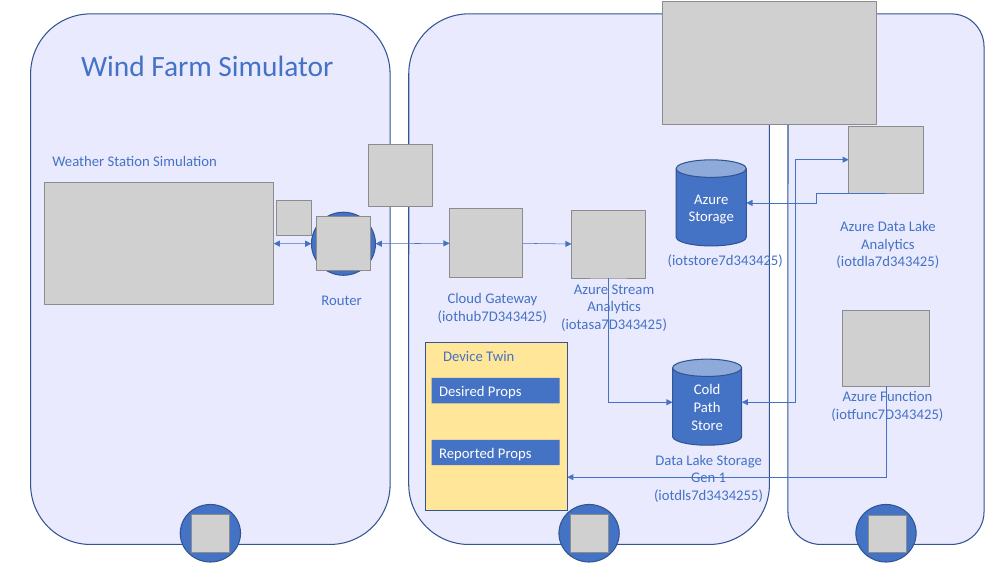
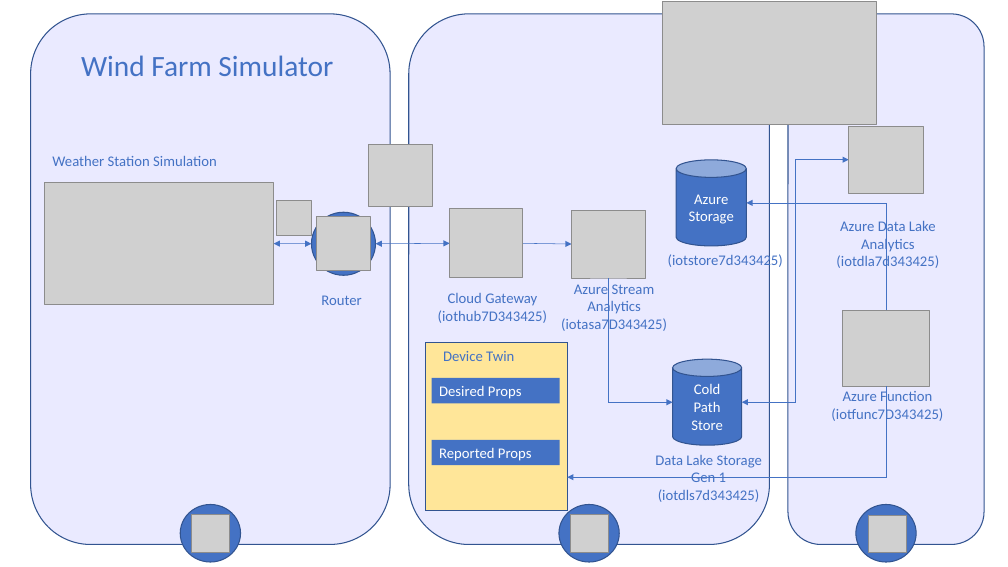
Before and after one commit to beax1000/dev302x, a slide deck: slide 1 of Lab1/WeatherStationArchitecture-7D343425.pptx. Drawn at 1008x567 pixels with LibreOffice and Linux fonts; fonts in the diff are those of the drawing; grey boxes stand for pictures. Boxes give left, top, right and bottom in pixels: in the first picture for what was removed or moved away, otherwise in the second. Text is boxed around its words. In the diff, an @@ line names an element or a change of style, - is before the commit and + after.

```diff
--- a/Lab1/WeatherStationArchitecture-7D343425.pptx
+++ b/Lab1/WeatherStationArchitecture-7D343425.pptx
@@ elbow arrow moved from (886, 193) - (746, 203) to (886, 311) - (746, 203) @@
@@ text at <box>658,489,760,502</box>: text changed @@
-(iotdls7d3434255)
+(iotdls7d343425)
```
Also in this commit, not shown: 4 other files.
